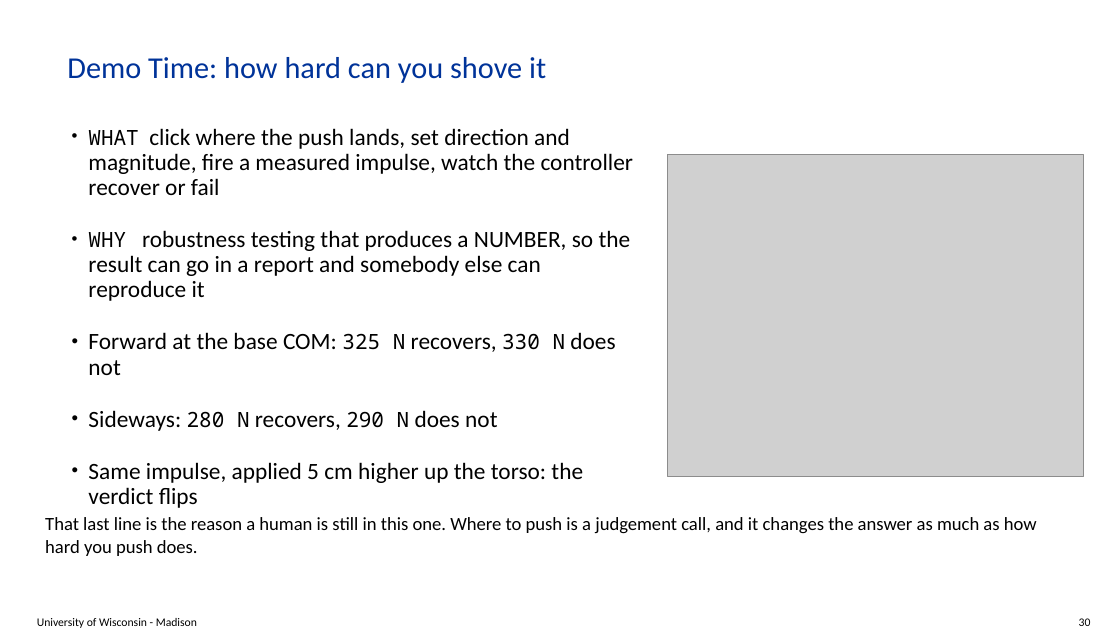
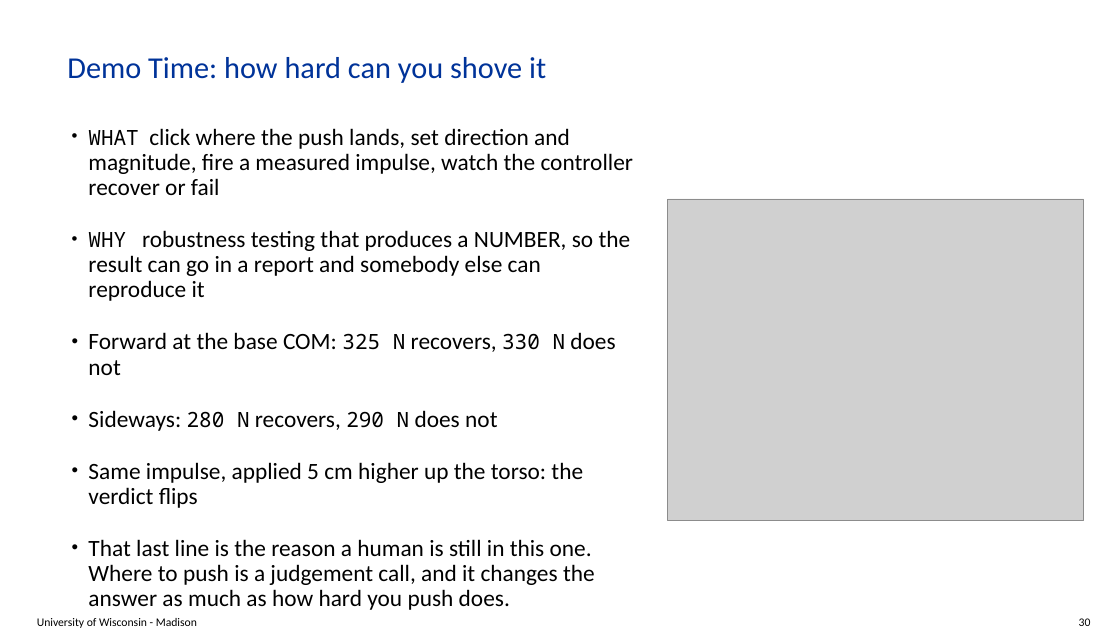
Before and after one commit to ksha23/chrono-hil-tutorial, a slide deck: slide 30 of tutorial_HIL_driver.pptx. Drawn at 1120x630 pixels with LibreOffice and Linux fonts; fonts in the diff are those of the drawing; grey boxes stand for pictures; background and template pictures are left out. Boxes give left, top, right and bottom in pixels: in the first picture for what was removed or moved away, otherwise in the second. Text is boxed around its words. In the diff, an @@ line names an element or a change of style, - is before the commit and + after.

```diff
--- a/tutorial_HIL_driver.pptx
+++ b/tutorial_HIL_driver.pptx
@@ picture: place and size @@
-picture at (668, 155, 1084, 476)
+picture at (668, 199, 1084, 521)
@@ text removed at (45, 517, 1037, 556) @@
-That last line is the reason a human is still in this one. Where to push is a judgement call, and it changes the answer as much as how hard you push does.
@@ text at (88, 539, 595, 610): paragraph added @@
+• That last line is the reason a human is still in this one. Where to push is a judgement call, and it changes the answer as much as how hard you push does.
```
Also in this commit, not shown: 16 other slides changed, 2 other files.
